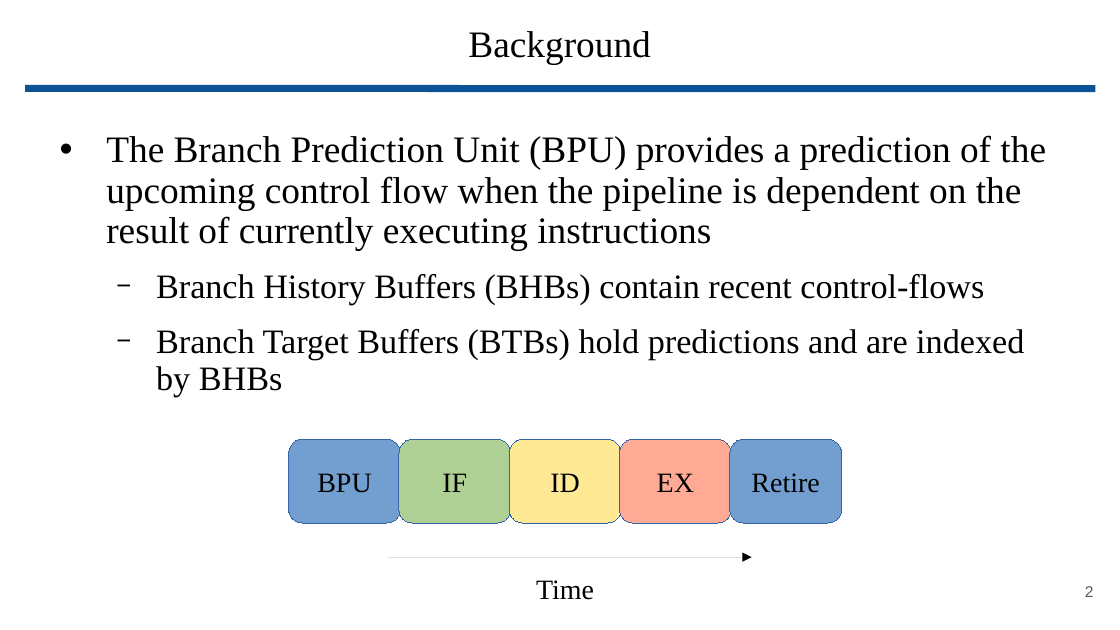
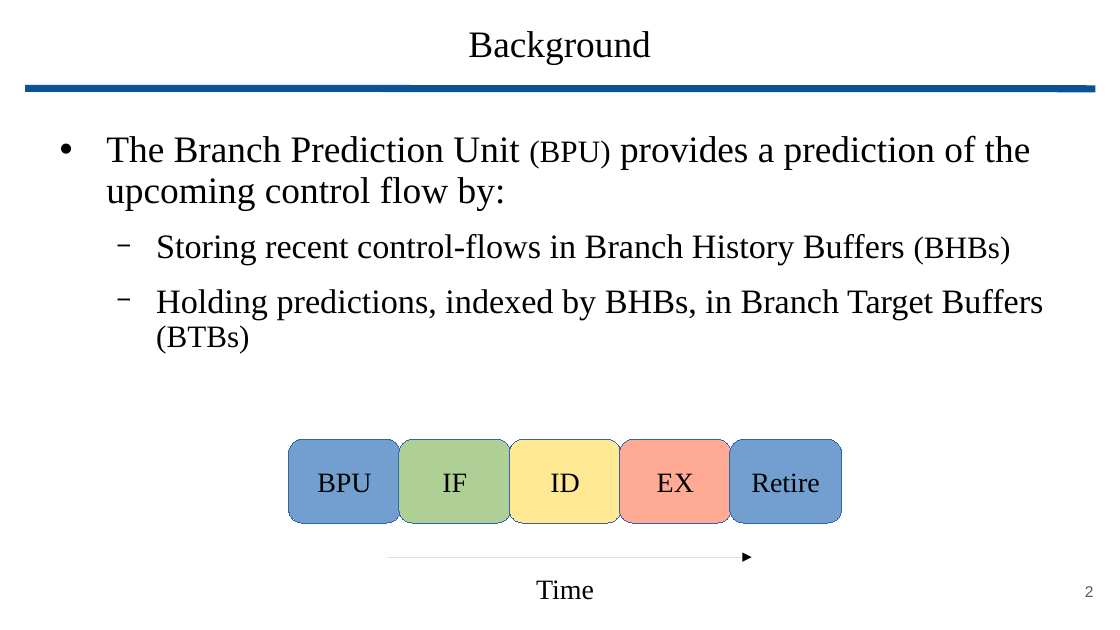
Before and after one commit to wbuz24/grad-research, a slide deck: slide 2 of presentations/Phantom.pptx. Drawn at 1120x630 pixels with LibreOffice and Linux fonts; fonts in the diff are those of the drawing. Boxes give left, top, right and bottom in pixels: in the first picture for what was removed or moved away, otherwise in the second. Text is boxed around its words. In the diff, an @@ line names an element or a change of style, - is before the commit and + after.

```diff
--- a/presentations/Phantom.pptx
+++ b/presentations/Phantom.pptx
@@ text at [106,135,1044,353]: text changed; size 24 to 22 pt @@
-• The Branch Prediction Unit (BPU) provides a prediction of the upcoming control flow when the pipeline is dependent on the result of currently executing instructions
-  − Branch History Buffers (BHBs) contain recent control-flows
-  − Branch Target Buffers (BTBs) hold predictions and are indexed by BHBs
+• The Branch Prediction Unit (BPU) provides a prediction of the upcoming control flow by:
+  − Storing recent control-flows in Branch History Buffers (BHBs)
+  − Holding predictions, indexed by BHBs, in Branch Target Buffers (BTBs)
```
Also in this commit, not shown: 4 other slides changed, 2 slides added, 1 slide removed.
